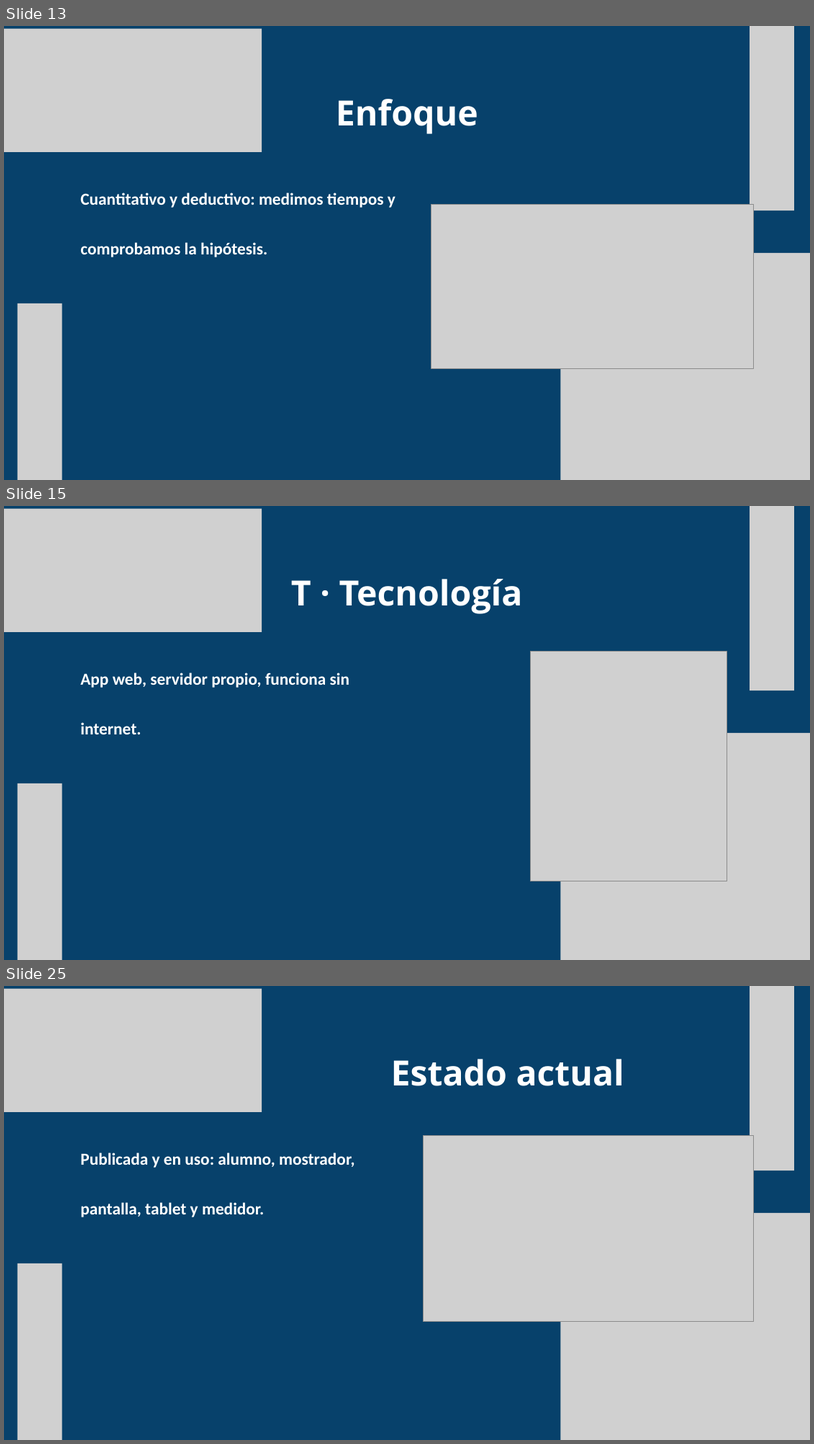
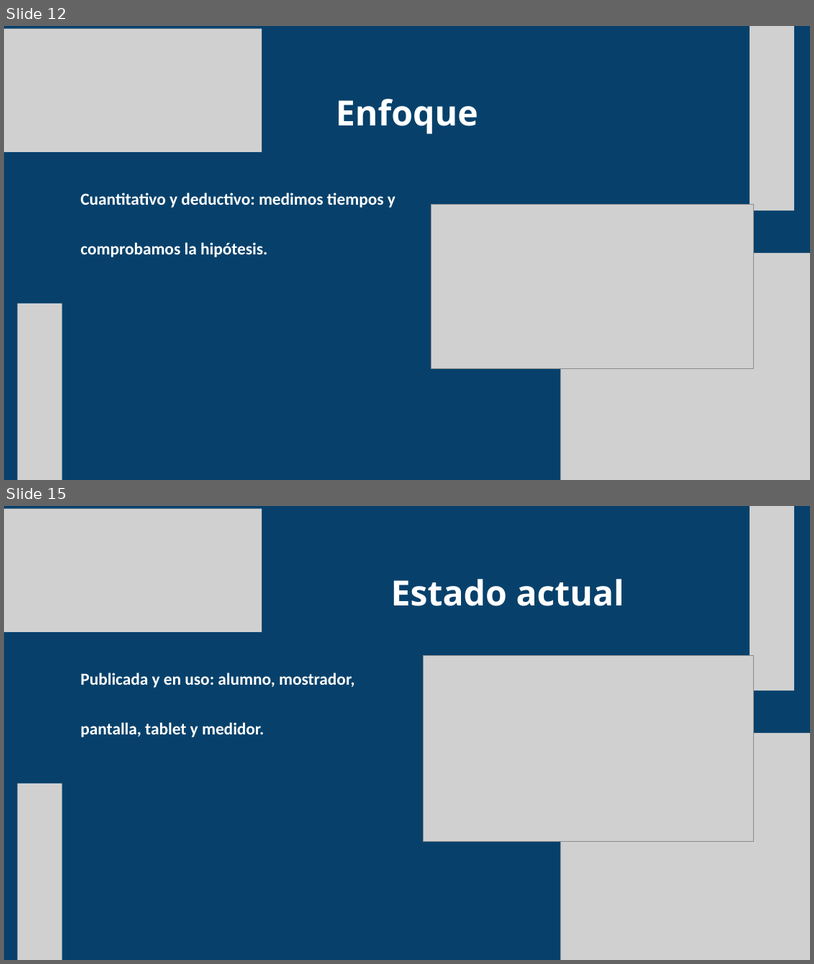
Before and after one commit to ejercitopalomazi9111-arch/mazi-central, a slide deck: fadori/presentacion/Fadori-STEAM.pptx. Shown one above the other, each under a label of ours: slides 13, 15 and 25 before the commit, slides 12 and 15 after it; the slides between them are not shown. The pictures are 814x1444 and 814x964 pixels, drawn with LibreOffice and Linux fonts; fonts in the diff are those of the drawing; grey boxes stand for pictures. Boxes give left, top, right and bottom in pixels: in the first picture for what was removed or moved away, otherwise in the second. Text is boxed around its words. In the diff, an @@ line names an element or a change of style, - is before the commit and + after.

```diff
--- a/fadori/presentacion/Fadori-STEAM.pptx
+++ b/fadori/presentacion/Fadori-STEAM.pptx
@@ slide 15 removed at [4, 506, 810, 960], background #07416B @@
@@ picture removed at [4, 509, 262, 632] @@
@@ picture removed at [750, 506, 795, 690] @@
@@ text removed at [291, 579, 523, 614] @@
-T · Tecnología
@@ picture removed at [530, 651, 728, 881] @@
@@ text removed at [80, 672, 350, 734] @@
-App web, servidor propio, funciona sin internet.
@@ picture removed at [561, 733, 810, 959] @@
@@ picture removed at [17, 783, 62, 960] @@
@@ what was slide 13 is now slide 12 @@
@@ what was slide 25 is now slide 15 @@
```
Also in this commit, not shown: 2 slides added, 11 other slides removed, 2 other files.
